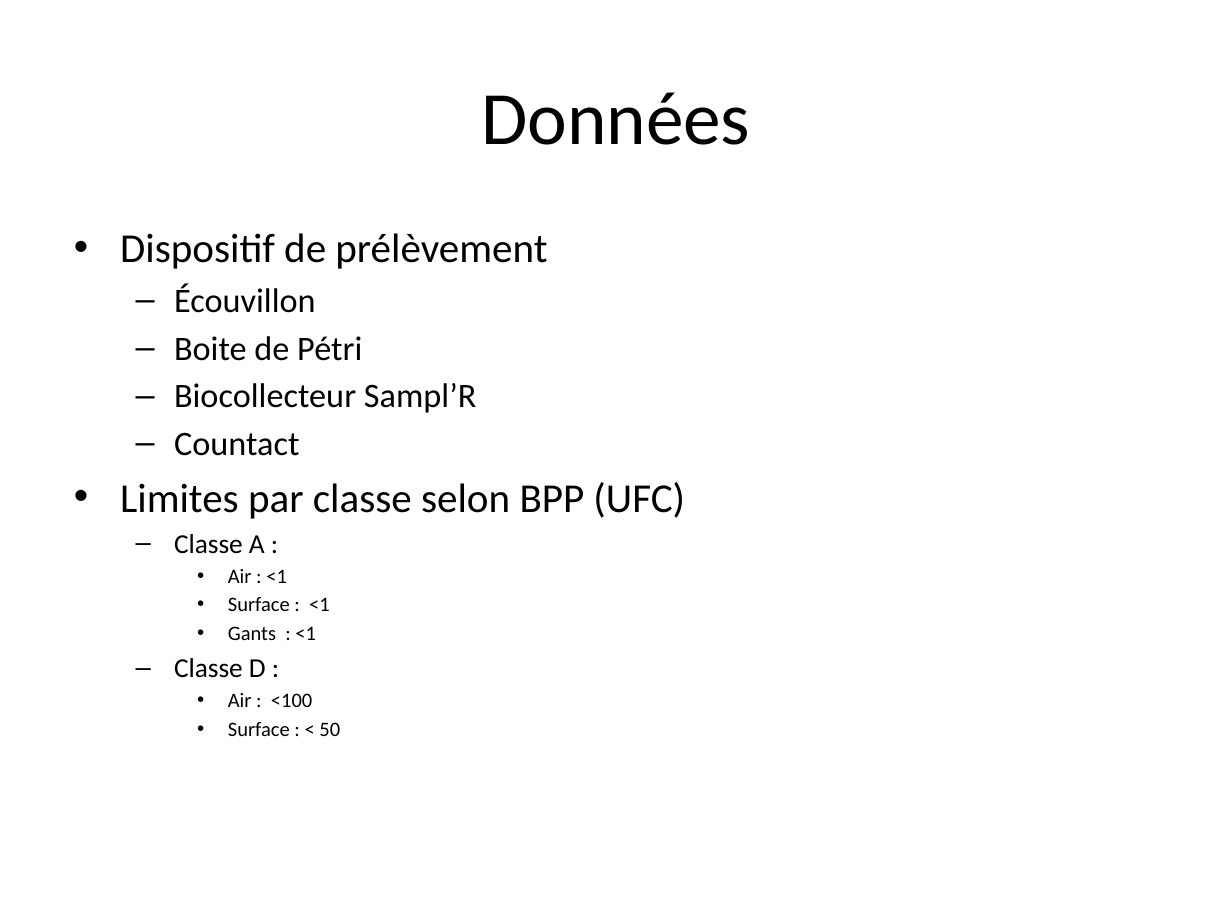
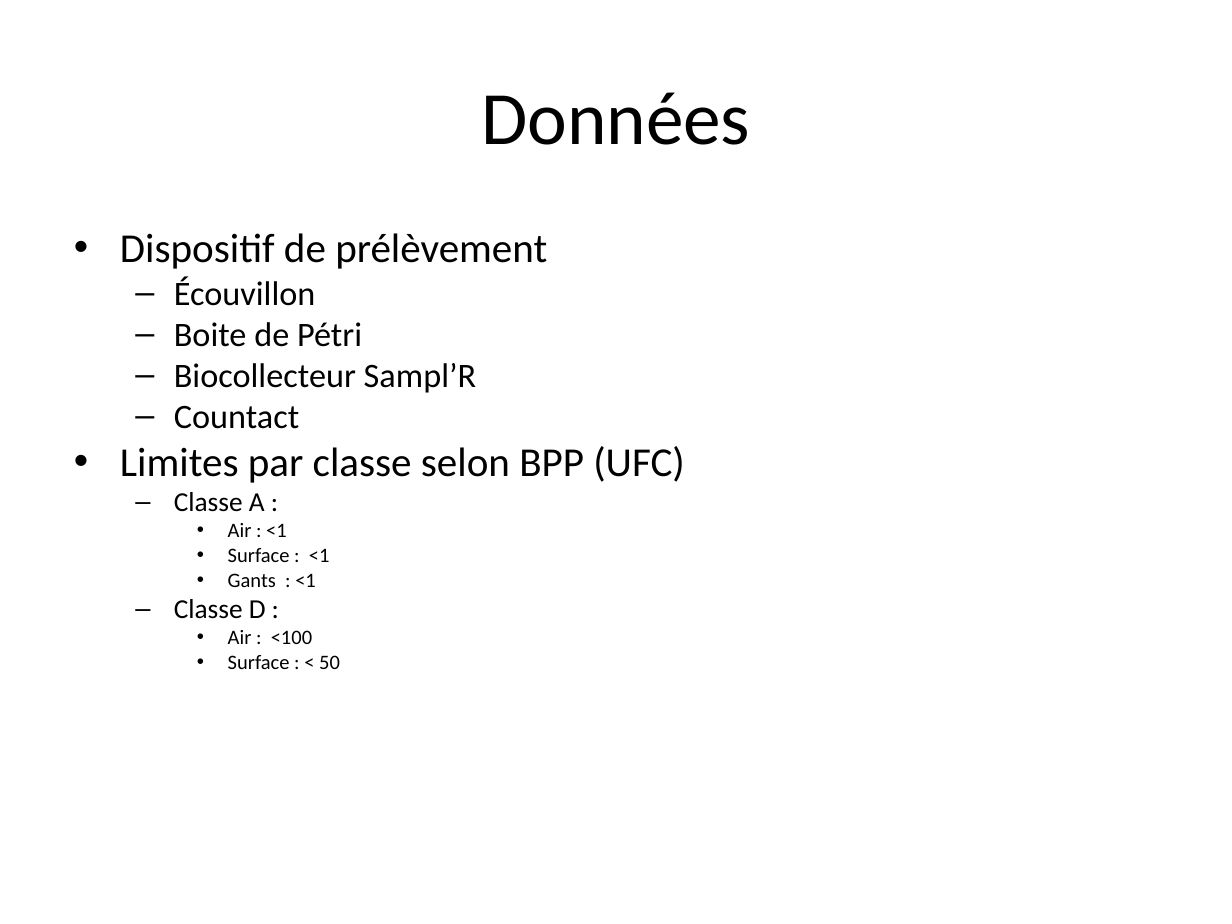
Before and after one commit to liavtavo/controle_microbio, a slide deck: slide 3 of php.pptx. Drawn at 1232x924 pixels with LibreOffice and Linux fonts; fonts in the diff are those of the drawing. Boxes give left, top, right and bottom in pixels: in the first picture for what was removed or moved away, otherwise in the second. Text is boxed around its words. In the diff, an @@ line names an element or a change of style, - is before the commit and + after.

```diff
--- a/php.pptx
+++ b/php.pptx
@@ text "Dispositif de prélèvement" at (x1=120, y1=233, x2=685, y2=669): indent changed; less space between paragraphs @@
```
Also in this commit, not shown: 12 other slides changed, 1 slide added, 1 slide removed.
